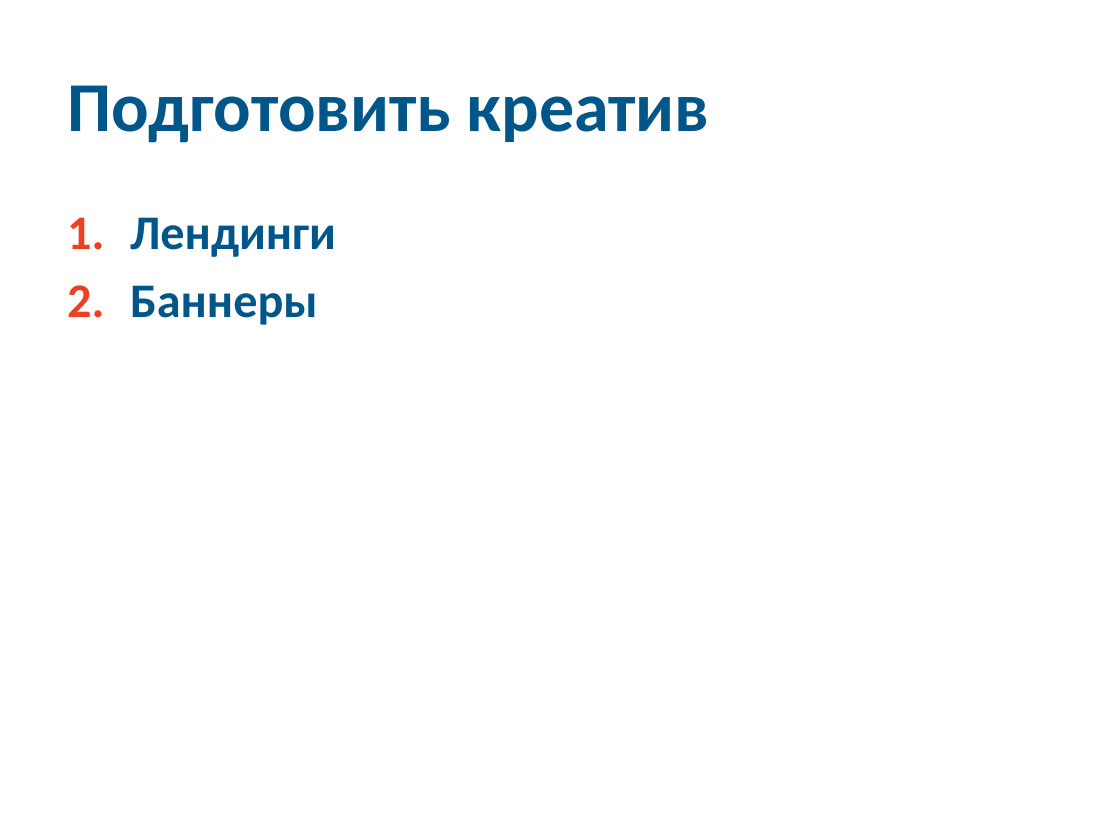
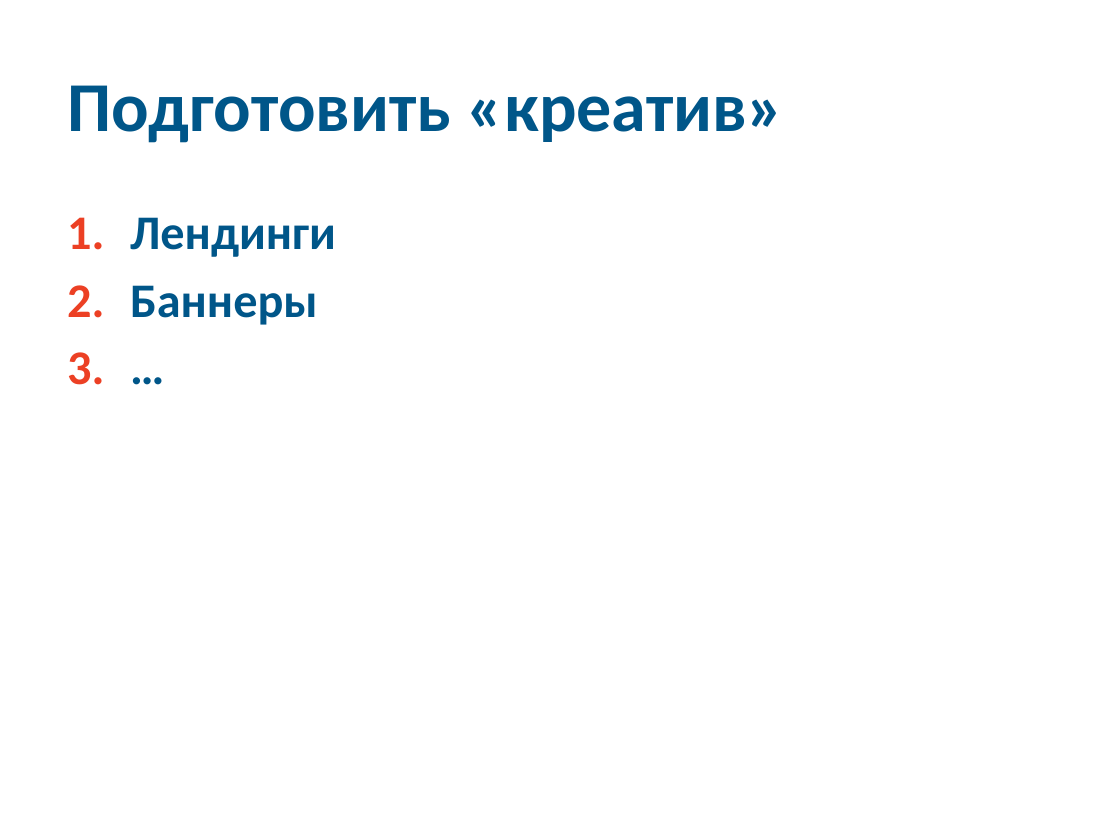
Before and after one commit to 2naive/2naive.github.io, a slide deck: slide 12 of ireklama.pptx. Drawn at 1120x840 pixels with LibreOffice and Linux fonts; fonts in the diff are those of the drawing. Boxes give left, top, right and bottom in pixels: in the first picture for what was removed or moved away, otherwise in the second. Text is boxed around its words. In the diff, an @@ line names an element or a change of style, - is before the commit and + after.

```diff
--- a/ireklama.pptx
+++ b/ireklama.pptx
@@ title at [67, 85, 785, 143]: text changed @@
-Подготовить креатив
+Подготовить «креатив»
@@ text at [130, 217, 336, 325]: paragraph added @@
+3. …
```
Also in this commit, not shown: 8 other slides changed, 3 slides added, 3 slides removed.
